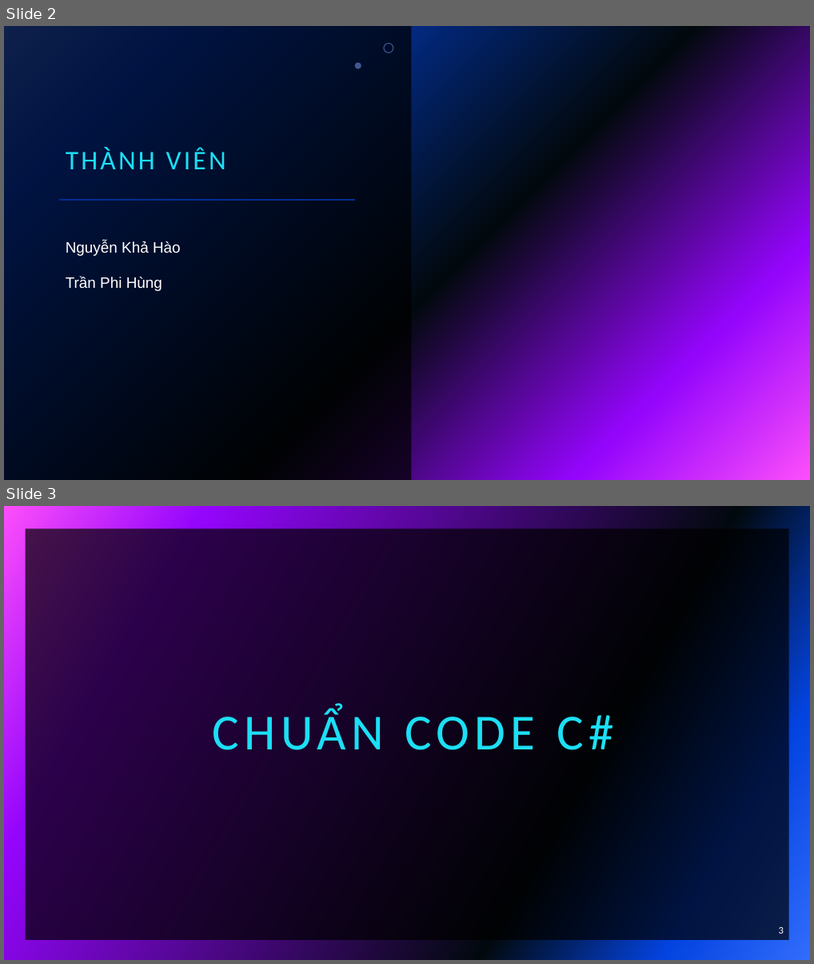
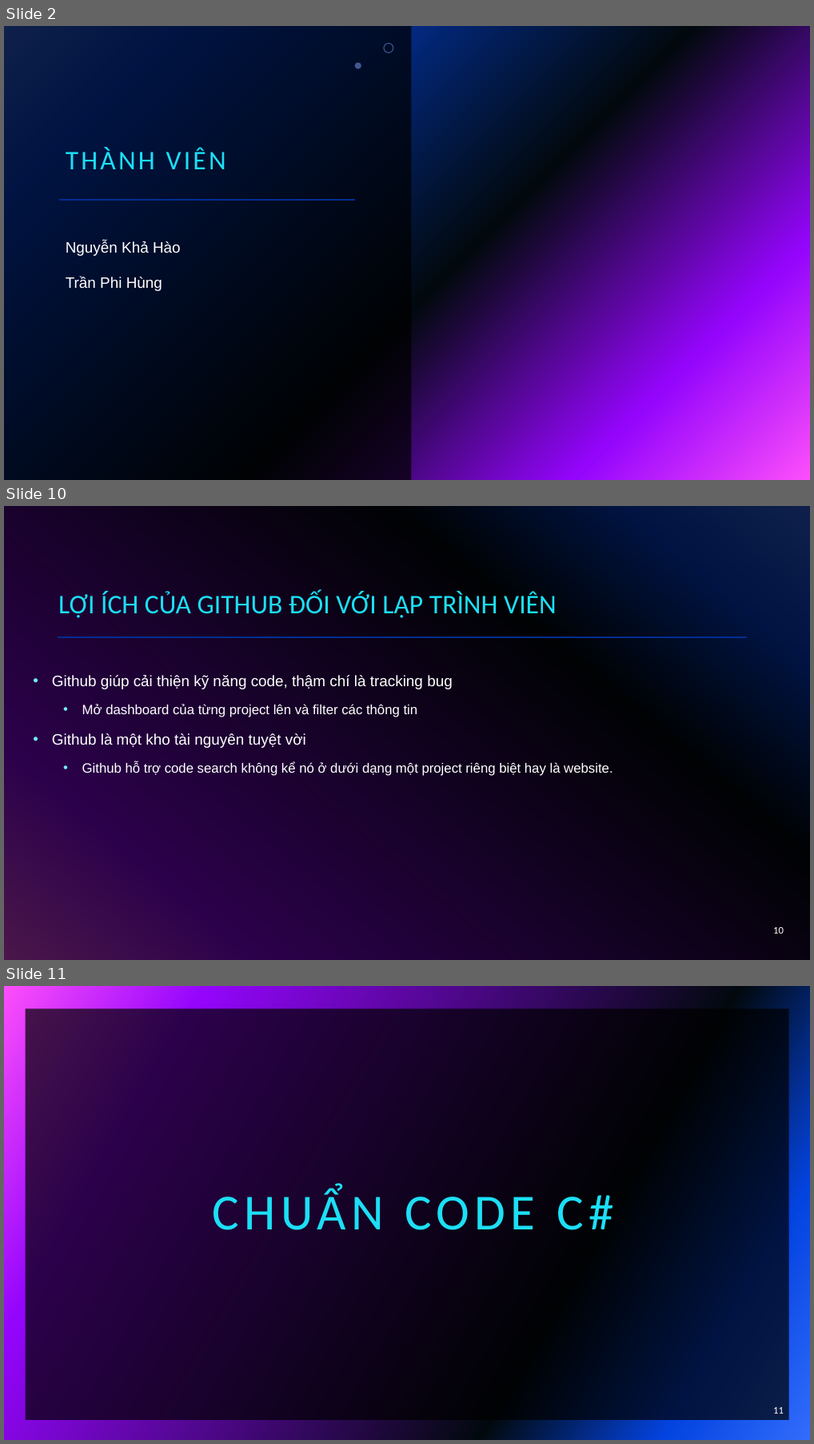
Before and after one commit to haohao0550/CongNghePhanMem, a slide deck: CNPM15_NHOM01_102220014_102220020_Github_CodeStyle_UnitCode.pptx. Shown one above the other, each under a label of ours: slides 2 and 3 before the commit, slides 2, 10 and 11 after it; the slides between them are not shown. The pictures are 814x964 and 814x1444 pixels, drawn with LibreOffice and Linux fonts; fonts in the diff are those of the drawing; background and template pictures are left out. Boxes give left, top, right and bottom in pixels: in the first picture for what was removed or moved away, otherwise in the second. Text is boxed around its words. In the diff, an @@ line names an element or a change of style, - is before the commit and + after.

Commit message:
update PowerPoint github-unittest-codestyle
update PowerPoint github-unittest-codestyle

```diff
--- a/CNPM15_NHOM01_102220014_102220020_Github_CodeStyle_UnitCode.pptx
+++ b/CNPM15_NHOM01_102220014_102220020_Github_CodeStyle_UnitCode.pptx
@@ slide 10 added at [4, 506, 810, 960], background gradient #316CFC to #0343DF to #02090E to #9405FC to #FC4EFB @@
@@ rectangle added at [4, 506, 810, 960], fill #000000 at 70% opacity @@
@@ title added at [58, 592, 557, 618], 32 pt, text #1CDFF5 @@
+LỢI ÍCH CỦA GITHUB ĐỐI VỚI LẬP TRÌNH VIÊN
@@ line added from (58, 637) to (748, 637), #9405FC 2 pt @@
@@ text added at [52, 675, 613, 776], 16 pt, text #FFFFFF @@
+• Github giúp cải thiện kỹ năng code, thậm chí là tracking bug
+  • Mở dashboard của từng project lên và filter các thông tin
+• Github là một kho tài nguyên tuyệt vời
+  • Github hỗ trợ code search không kể nó ở dưới dạng một project riêng biệt hay là website.
@@ page number added at [774, 927, 784, 933], 12 pt, text #FFFFFF @@
+10
@@ what was slide 3 is now slide 11 @@
@@ page number at [774, 1407, 784, 1413]: text changed @@
-3
+11
```
Also in this commit, not shown: 6 slides changed, 7 other slides added, 15 slides removed.
